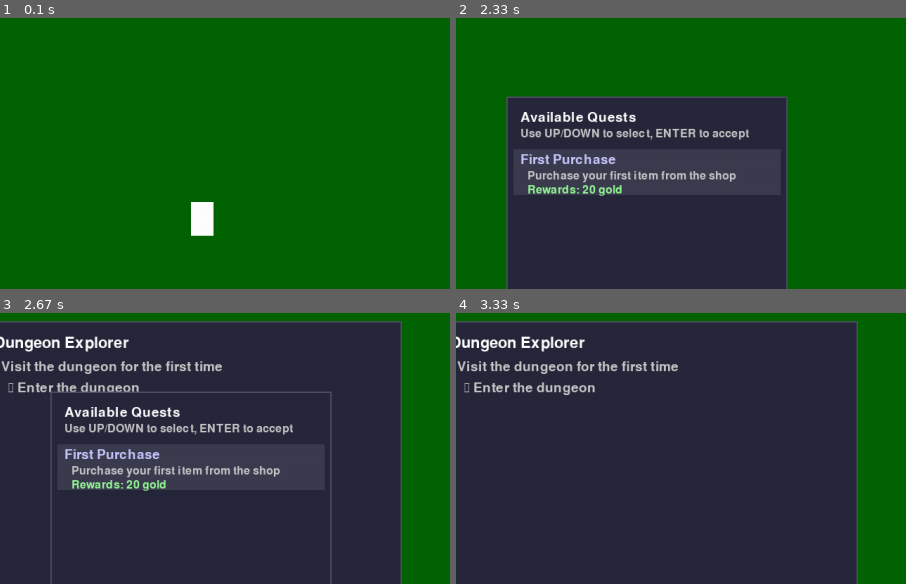
Above: before the commit, frames 1-4 (two rows, left to right).
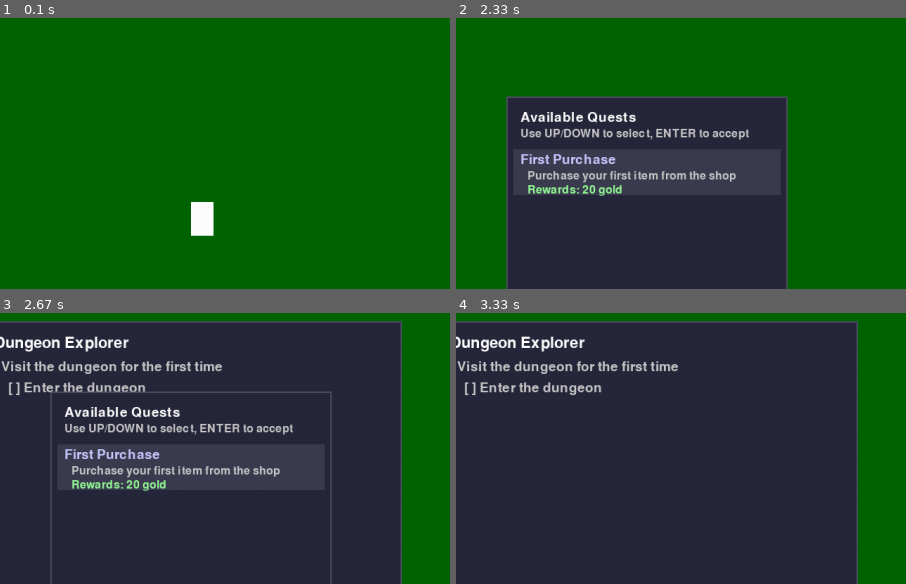
Above: after the commit, the same moments.

Repository: adamjohnlea/pygame-rpg
Game: pygame game, started from main.py
Same seed, same stepped clock (60 frames per second), same inputs: the game is played once before the commit and once after it.
Inputs:
- Up to frame 1 (0.1 s): no input
- Up to frame 2 (2.33 s): tap J at 0.33, 0.73, 1.03, 1.57, 1.9, 2.3 s; hold Up 0.67-1.13 s; tap I at 0.82 s; tap Enter at 1.17 s; hold Down 1.5-1.8 s; hold Up 1.83-2.2 s; tap Space at 1.98 s; hold Down from 2.23 s (still down)
- Up to frame 3 (2.67 s): tap I at 2.38 s; release Down at 2.6 s; tap Q at 2.63 s
- Up to frame 4 (3.33 s): hold Up 2.97-3.27 s; tap J at 3.03 s; tap Space at 3.12 s; hold D from 3.3 s (still down)
The pictures show only the part of the screen within x 29-79%, y 32-82%; the shares and areas given below are measured in that part.

Frames 1-2 are identical in both runs. In frame 3, 0.7% of the frame differs, in the area x 1-33%, y 25-31%; in frame 4, 0.8%.

Commit message:
update main.py

Diff:
--- a/main.py
+++ b/main.py
@@ -232,7 +232,7 @@
 
             # Objectives
             for objective in quest.objectives:
-                status = "✓" if objective['completed'] else "○"
+                status = "[X]" if objective['completed'] else "[ ]"  # Using standard ASCII characters
                 text = font_small.render(f"{status} {objective['description']}", True,
                                        (100, 255, 100) if objective['completed'] else (200, 200, 200))
                 quest_surface.blit(text, (40, y_offset))
